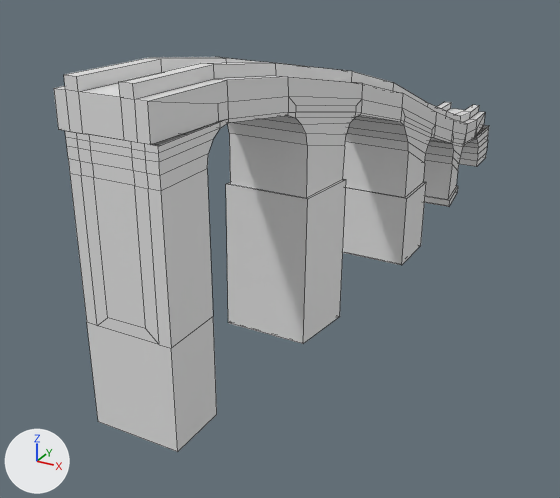
The FBX model Assets/Art/3D/Environment/SM_Bridge.fbx: old version first, new version second.
Both versions are drawn from a 50 mm lens placed at (83.0, -201.0, 73.0), pointed at (-17.0, -18.0, -18.0). The lights are fixed; the arrows at lower left show +X, +Y and +Z. Mesh edges are drawn as thin lines. Vertices at the same position are counted once.

The older version as bpy lines, for what is in view:
```python
me_cube_001 = bpy.data.meshes.new('Cube.001')
me_cube_001.from_pydata(...)  # 244 vertices, 219 faces; spans x -10.0..17.0, y -20.0..39.0, z -102.0..102.0
me_cube_003 = bpy.data.meshes.new('Cube.003')
me_cube_003.from_pydata(...)  # 176 vertices, 153 faces; spans x -12.0..16.0, y -7.0..49.0, z -102.0..102.0
ob_cube_001 = bpy.data.objects.new('Cube.001', me_cube_001)
ob_cube_001.location = (0.0, 0.0, 0.0)
ob_cube_001.rotation_euler = (1.571, 0.0, 0.0)  # degrees (90, 0, 0)
ob_cube_001.scale = (1.0, 1.0, 1.04)
ob_cube_002 = bpy.data.objects.new('Cube.002', me_cube_003)
ob_cube_002.location = (0.0, 0.0, 0.0)
ob_cube_002.rotation_euler = (1.571, 0.0, 0.0)  # degrees (90, 0, 0)
ob_cube_002.scale = (1.0, 1.0, 1.04)
```
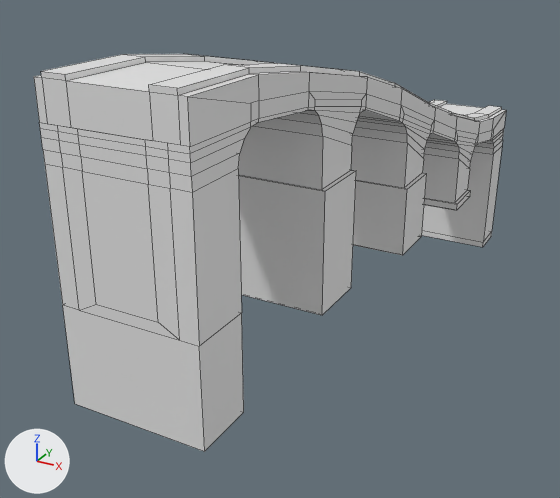
Commit message: update bridge

What differs and where, as boxes (x1, y1, x2, y2) in the pictures (560 x 498 px):
```json
{"object": "Cube.001", "change": "reshaped, moved, rescaled", "before": [65, 112, 489, 452], "after": [39, 107, 504, 452], "on screen": "10% wider"}
{"object": "Cube.002", "change": "moved, rescaled", "before": [54, 57, 485, 145], "after": [34, 54, 506, 147], "on screen": "9% wider"}
```

The change, as JSON lines over the scene's bpy script:
```json
{"block": "me_cube_001", "where": "# used by ob_cube_001; location = (0.0, 0.0, 0.0); rotation_euler = (1.571, 0.0, 0.0), in degrees (90, 0, 0); scale = (1.0, 1.0, 1.04)"}
{"op": "remove", "block": "me_cube_001", "code": "me_cube_001.from_pydata(...)  # 244 vertices, 219 faces; spans x -10.0..17.0, y -20.0..39.0, z -102.0..102.0"}
{"op": "add", "block": "me_cube_001", "code": "me_cube_001.from_pydata(...)  # 244 vertices, 219 faces; spans x -1.0..1.0, y 0.0..4.0, z -5.0..5.0"}
{"block": "me_cube_001", "change": "me_cube_001 part 2: 244 of 244 vertices moved; they spanned x -10.0..17.0, y -20.0..39.0, z -102.0..102.0 and now span x -1.0..1.0, y 0.0..4.0, z -5.0..5.0; mean shift (-2.0, -4.0, 0.0); largest move (10.0, 39.0, 102.0) -> (-1.0, 2.0, -5.0)"}
{"block": "me_cube_003", "where": "me_cube_003.from_pydata(...)  # 176 vertices, 153 faces; spans x -12.0..16.0, y -7.0..49.0, z -102.0..102.0"}
{"block": "me_cube_003", "where": "# used by ob_cube_002; location = (0.0, 0.0, 0.0); rotation_euler = (1.571, 0.0, 0.0), in degrees (90, 0, 0); scale = (1.0, 1.0, 1.04)"}
{"block": "me_cube_003", "change": "me_cube_003 part 1: the whole mesh is scaled about its middle by (-0.0952, -0.0415, -0.0448), then moved by (-2.0, -20.0, 0.0)"}
{"op": "set", "path": "ob_cube_001.location", "old": "(0.0, 0.0, 0.0)", "new": "(0.1, 0.0, -53.5)"}
{"op": "set", "path": "ob_cube_001.scale", "old": "(1.0, 1.0, 1.04)", "new": "(15.6, 22.4, 23.3)"}
{"op": "set", "path": "ob_cube_002.location", "old": "(0.0, 0.0, 0.0)", "new": "(0.1, 0.0, -7.1)"}
{"op": "set", "path": "ob_cube_002.scale", "old": "(1.0, 1.0, 1.04)", "new": "(15.6, 22.4, 23.2)"}
```
